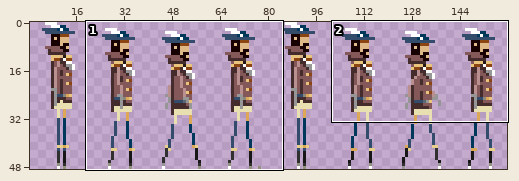
Two states of a sprite sheet, rsrc/Images/royer_walking.png. Above, an overview of the earlier version with the close-up marked.
Close-up. Before:
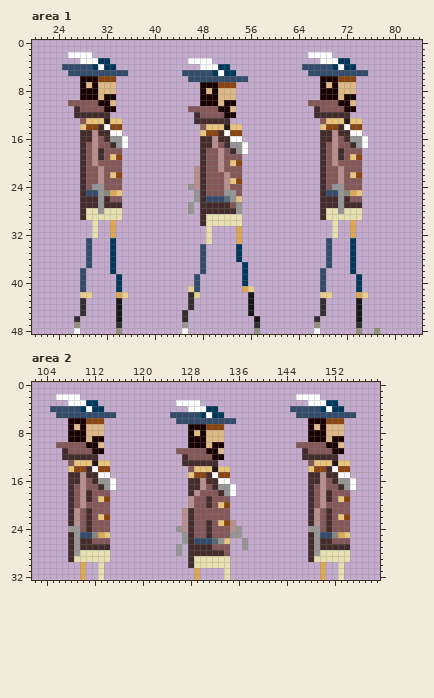
The file is 320x98 pixels, drawn in blocks of 2x2; one block is one cell here. Shown: area 1: x 20..84, y 0..48; area 2: x 102..159, y 0..32. The wide view leaves out empty margins.
New version:
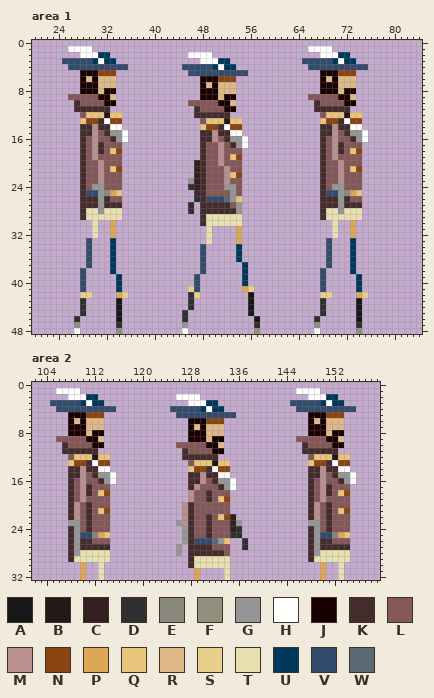
Palette (. is transparent): A #171717  B #241818  C #331f1f  D #303030  E #88887c  F #90907c  G #969696  H #ffffff  J #180000  K #442c2c  L #845858  M #ba8f8f  N #8b4513  P #dca858  Q #e8c47c  R #deb887  S #e8d08c  T #e8e0b0  U #00385c  V #344c6c  W #5c6874
Changes in this commit:
Changed rows in their new state; - is an unchanged pixel.
Area 1:
first column x 25:
 1 -HHHH------------------------------------HHHH------
 2 -..--HUU-------------HHHH----------------..--HUU---
 3 VVVVVUH-U------------..--HUU------------VVVVVUH-U--
 4 .----VVVVVV---------VVVVVUH-U-----------.----VVVVVV
 5 -..JJJNNN..---------.----VVVVVV----------..JJJNNN..
 6 ----R-RRR------------..JJJNNN..-------------R-RRR--
 7 ----J-------------------R-RRR---------------J------
 8 -------JJ---------------J----------------------JJ--
 9 -LLLLLJ-R------------------JJ------------LLLLLJ-R--
10 -.K---L-J------------LLLLLJ-R------------.K---L-J--
11 ---KKKKK.------------.K---L-J--------------KKKKK.--
12 --.LQQQBQQ-------------KKKKK.-------------.LQQQBQQ-
13 ---QNNKHNN------------.LQQQBQQ-------------QNNKHNN-
14 ---KKM-KHH-------------QNNKHNN-------------KKM-KHH-
15 ------L-GGH------------KKM-KHH----------------L-GGH
16 ----L--LK-----------------L-GGH-------------L--LK--
17 ------K-LL.-------------LLMLK-----------------K-LL.
18 --------QN------------------LL.-----------------QN-
19 ------L-LL------------------QN----------------L-LL-
20 -----LM---------------C-----LL---------------LM----
21 --------QN------------C---LM--------------------QN-
22 --------LL------------C-----QN------------------LL-
23 ---------------------GC-----LL---------------------
24 ---------------------DC----GG----------------------
25 ----------------------D----L-----------------------
26 ----------------------D----------------------------
27 ---------------------D-----------------------------
28 ---------------------D-----------------------------
first column x 77:
48 .
Area 2:
first column x 105:
 1 -HHHH------------------------------------HHHH------
 2 -..--HUU-------------HHHH----------------..--HUU---
 3 VVVVVUH-U------------..--HUU------------VVVVVUH-U--
 4 .----VVVVVV---------VVVVVUH-U-----------.----VVVVVV
 5 -..JJJNNN..---------.----VVVVVV----------..JJJNNN..
 6 ----R-RRR------------..JJJNNN..-------------R-RRR--
 7 ----J-------------------R-RRR---------------J------
 8 -------JJ---------------J----------------------JJ--
 9 -LLLLLJ-R------------------JJ------------LLLLLJ-R--
10 -.K---L-J------------LLLLLJ-R------------.K---L-J--
11 ---KKKKK.------------.K---L-J--------------KKKKK.--
12 --.LQQQBQQ-------------KKKKK.-------------.LQQQBQQ-
13 ---QNNKHNN------------.LQQQBQQ-------------QNNKHNN-
14 ---KKM-KHH-------------QNNKHNN-------------KKM-KHH-
15 ------L-GGH------------KKM-KHH----------------L-GGH
16 ----L--LK-----------------L-GGH-------------L--LK--
17 ------K-LL.-------------ML-LK-----------------K-LL.
18 --------QN-------------ML-K-LL.-----------------QN-
19 ------L-LL------------------QN----------------L-LL-
20 ----MLK---------------MK--L-LL--------------MLK----
21 --------QN--------------------------------------QN-
22 --------LL----------------K-QNC-----------------LL-
23 ---GG----------------G------LLCG-----------GG------
24 ---K-----------------.G-------CD-----------K-------
25 ------------------------------DD-------------------
26 --------------------------------D------------------
27 --------------------------------D------------------
